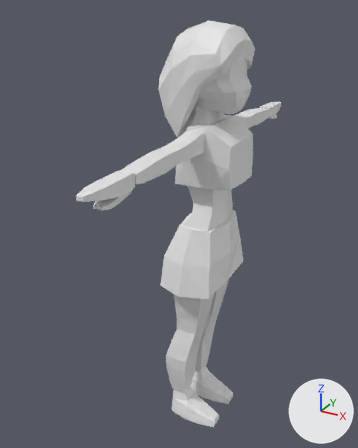
Two versions of the Blender file Modelos/Cabeca.blend, one commit apart.
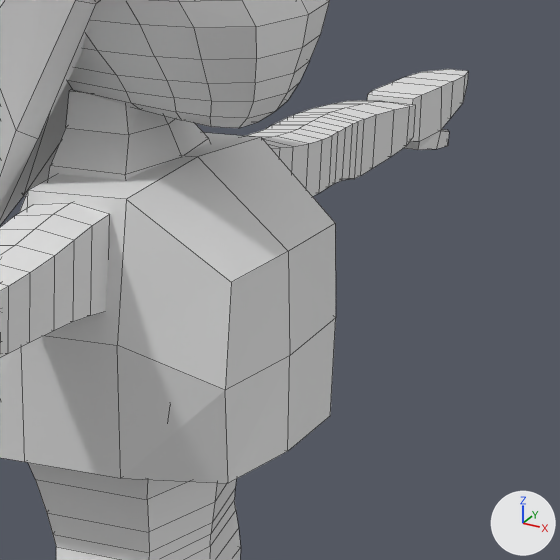
There are two pictures of each version: one whole from a 50 mm camera at (0.819, -1.76, 0.255) aimed at (-0.137, -0.023, -0.614), one close up on the part from 51% to 84% of the width and 19% to 46% of the height. Arrows for +X, +Y and +Z are at lower right; the lights stay in place. The last two pictures show the newer version. The close-ups show mesh edges as thin lines.

Names of what the first close-up shows: 'Braco.D', 'Braco.E', 'Cabeca', 'Cabelo1', 'Camisa', 'Mao.E.001', 'Pescoço', 'Torax'.
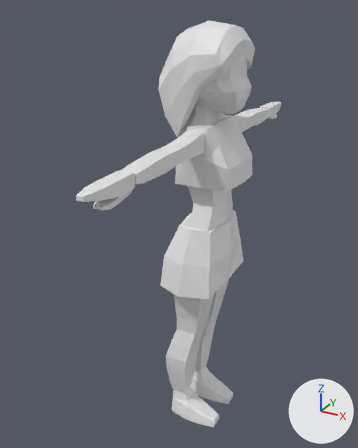
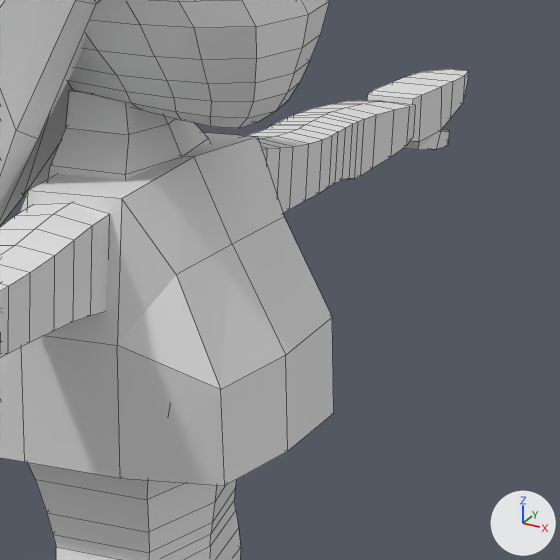
Pixel boxes [x1, y1, x2, y2] of what changed, in the close-ups (560 x 560 px; the box of a moved part takes in the faces that stretch with it):
'Camisa', reshaped
    before: [0, 133, 336, 483]
    after: [0, 132, 334, 486]
part 1 of me_cubo_012, moved or reshaped
    before: [117, 137, 336, 390]
    after: [117, 137, 332, 390]
part 2 of me_cubo_012, moved or reshaped
    before: [288, 318, 336, 451]
    after: [286, 318, 334, 451]
part 3 of me_cubo_012, moved or reshaped
    before: [117, 345, 290, 483]
    after: [117, 345, 288, 486]

The change, as a diff of the scene's bpy script:
```diff
--- a/Modelos/Cabeca.blend.py
+++ b/Modelos/Cabeca.blend.py
@@ me_cubo_012 @@
 me_cubo_012.from_pydata(...)  # 34 vertices, 32 faces; spans x -0.84..1.08, y -1.0..1.0, z -1.0..1.0
 # used by ob_camisa; location = (0.002, 0.0, -0.269); scale = (0.134, 0.147, 0.125)
 # before: 7 (1.0, 0.81, 0.42), 11 (1.0, 0.0, 0.42), 29 (1.0, -0.81, 0.42)
-me_cubo_012.vertices[6].co = (1.08, 0.72, -1.0)
-me_cubo_012.vertices[28].co = (1.0, -0.72, -1.0)
+# me_cubo_012 part 1
+for i in [7, 11, 29]: me_cubo_012.vertices[i].co += Vector((-0.43, 0.0, 0.0))
+# me_cubo_012 part 2
+me_cubo_012.vertices[6].co = (1.08, 0.79, -1.0)
+# me_cubo_012 part 3
+me_cubo_012.vertices[28].co = (1.0, -0.79, -1.0)
 me_cubo_012.materials.append(mat_camisa)
```
